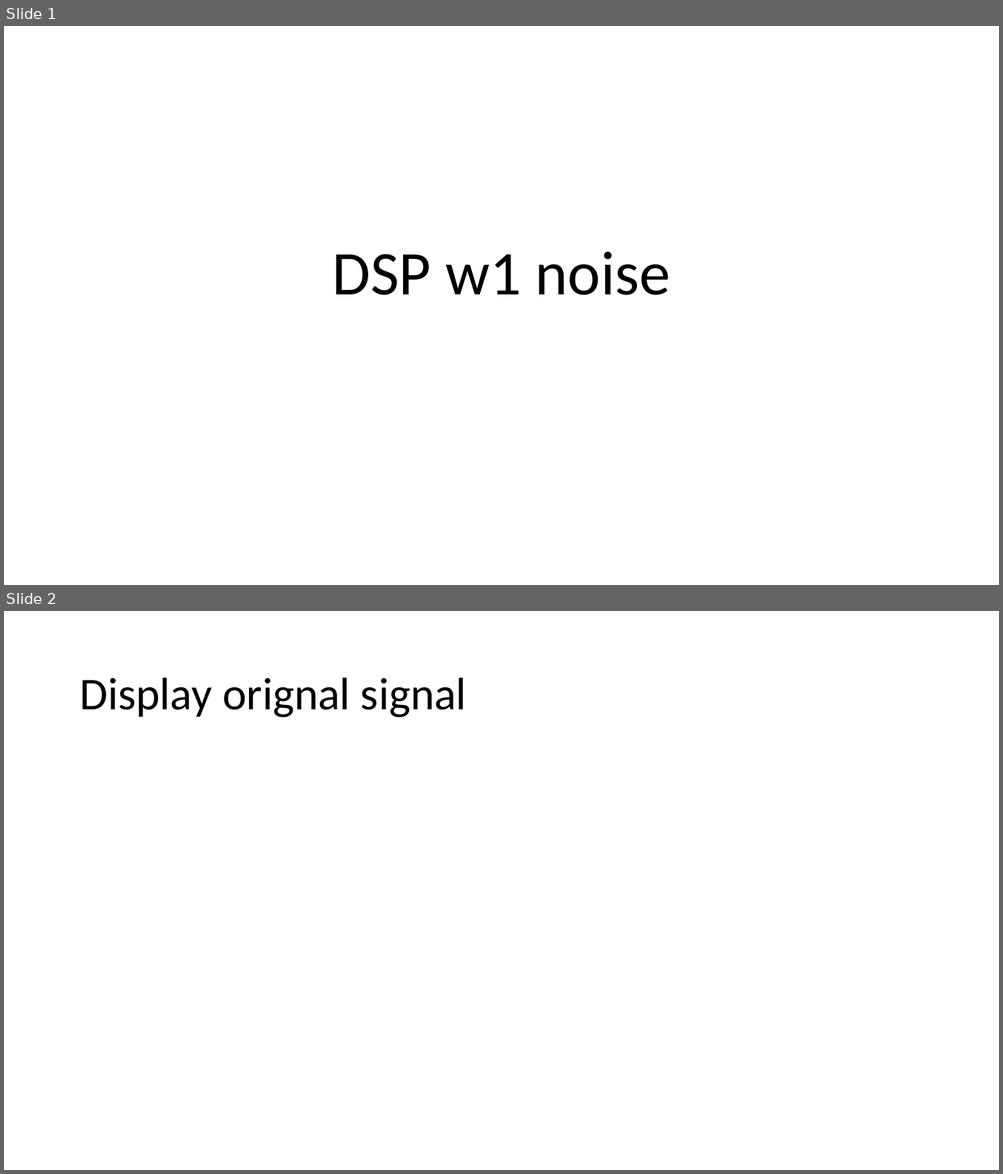
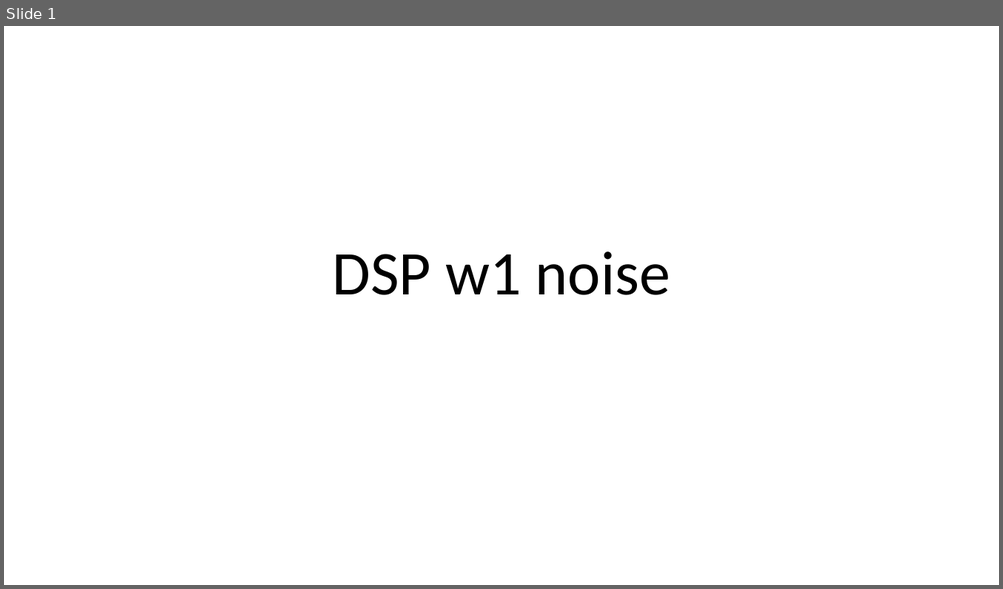
Before and after one commit to a98982323/DSP, a slide deck: Present/Presentation1_noise.pptx. Shown one above the other, each under a label of ours: slides 1 and 2 before the commit, slide 1 after it. The pictures are 1003x1174 and 1003x589 pixels, drawn with LibreOffice and Linux fonts; fonts in the diff are those of the drawing. Boxes give left, top, right and bottom in pixels: in the first picture for what was removed or moved away, otherwise in the second. Text is boxed around its words. In the diff, an @@ line names an element or a change of style, - is before the commit and + after.

```diff
--- a/Present/Presentation1_noise.pptx
+++ b/Present/Presentation1_noise.pptx
@@ slide 2 removed at (x1=4, y1=611, x2=999, y2=1170), background #FFFFFF @@
@@ title removed at (x1=79, y1=678, x2=466, y2=718) @@
-Display orignal signal
```
Also in this commit, not shown: 1 slide changed, 10 slides added, 15 other slides removed, 11 other files.
